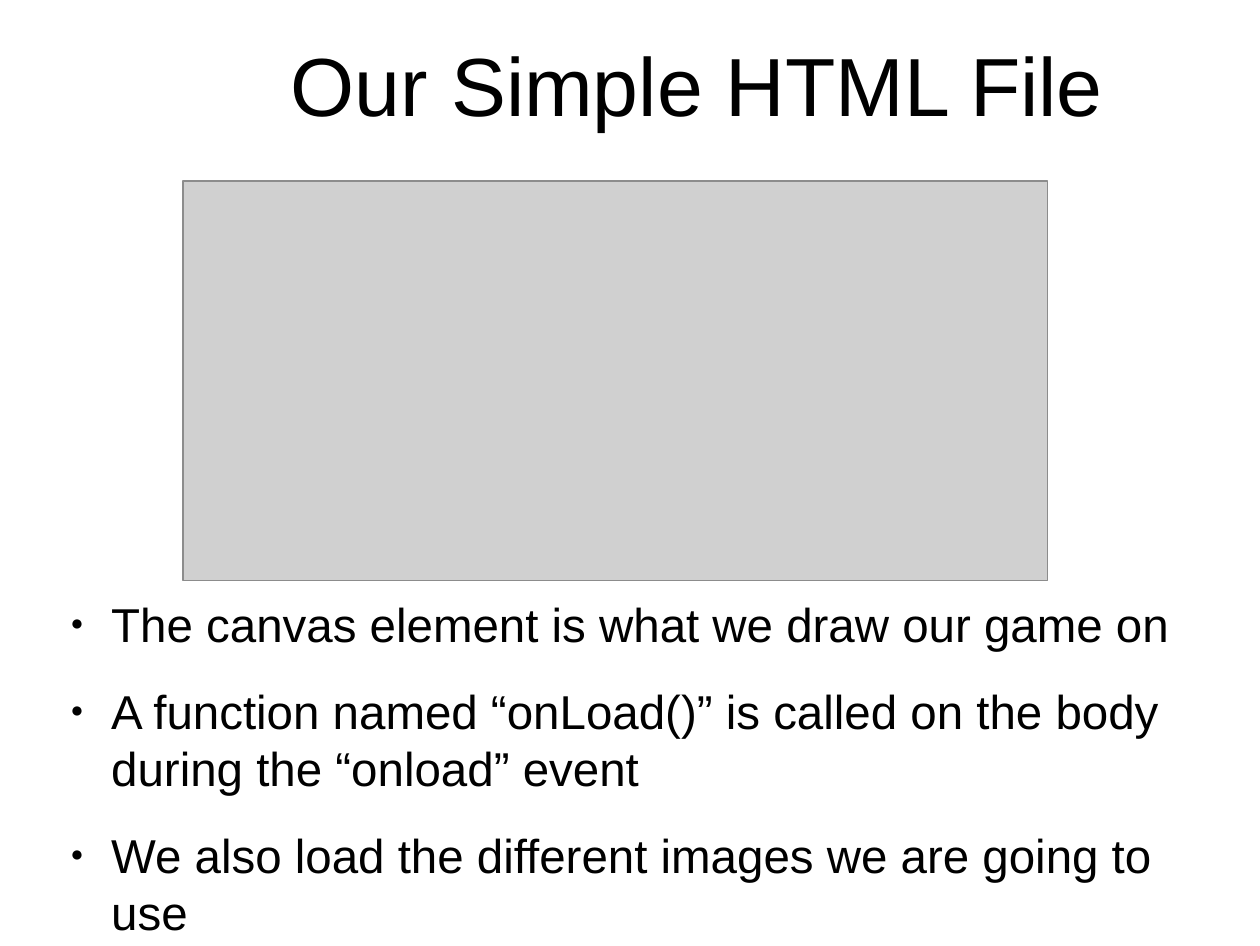
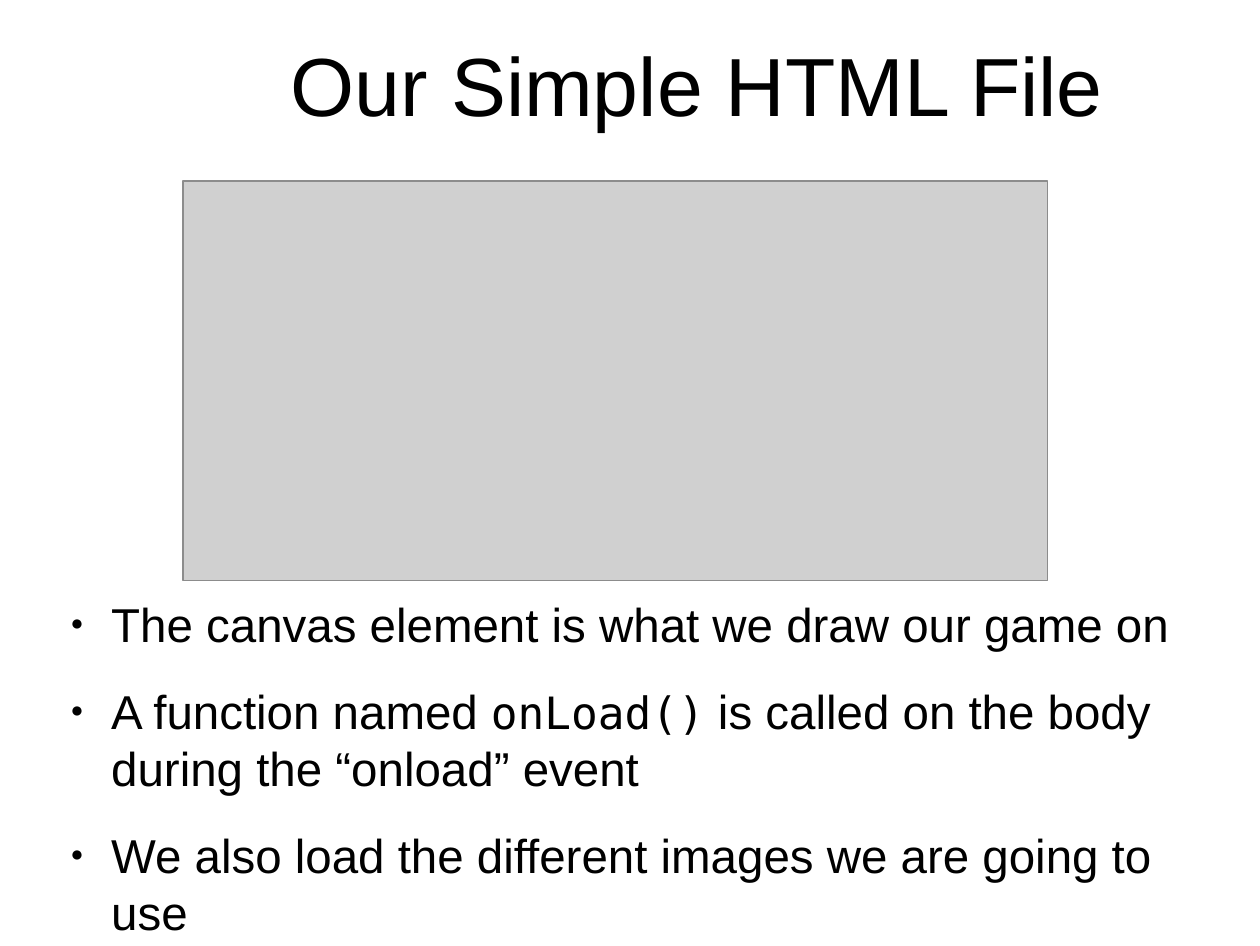
Before and after one commit to originalgrego/Slithers, a slide deck: slide 6 of Slithers - Explorathon 2018.odp. Drawn at 1260x946 pixels with LibreOffice and Linux fonts; fonts in the diff are those of the drawing; grey boxes stand for pictures; background and template pictures are left out. Boxes give left, top, right and bottom in pixels: in the first picture for what was removed or moved away, otherwise in the second. Text is boxed around its words. In the diff, an @@ line names an element or a change of style, - is before the commit and + after.

```diff
--- a/Slithers - Explorathon 2018.odp
+++ b/Slithers - Explorathon 2018.odp
@@ text at <box>111,694,1151,795</box>: text changed @@
-● A function named “onLoad()” is called on the body during the “onload” event
+● A function named onLoad() is called on the body during the “onload” event
```
Also in this commit, not shown: 16 other slides changed, 2 slides added, 3 other files.
